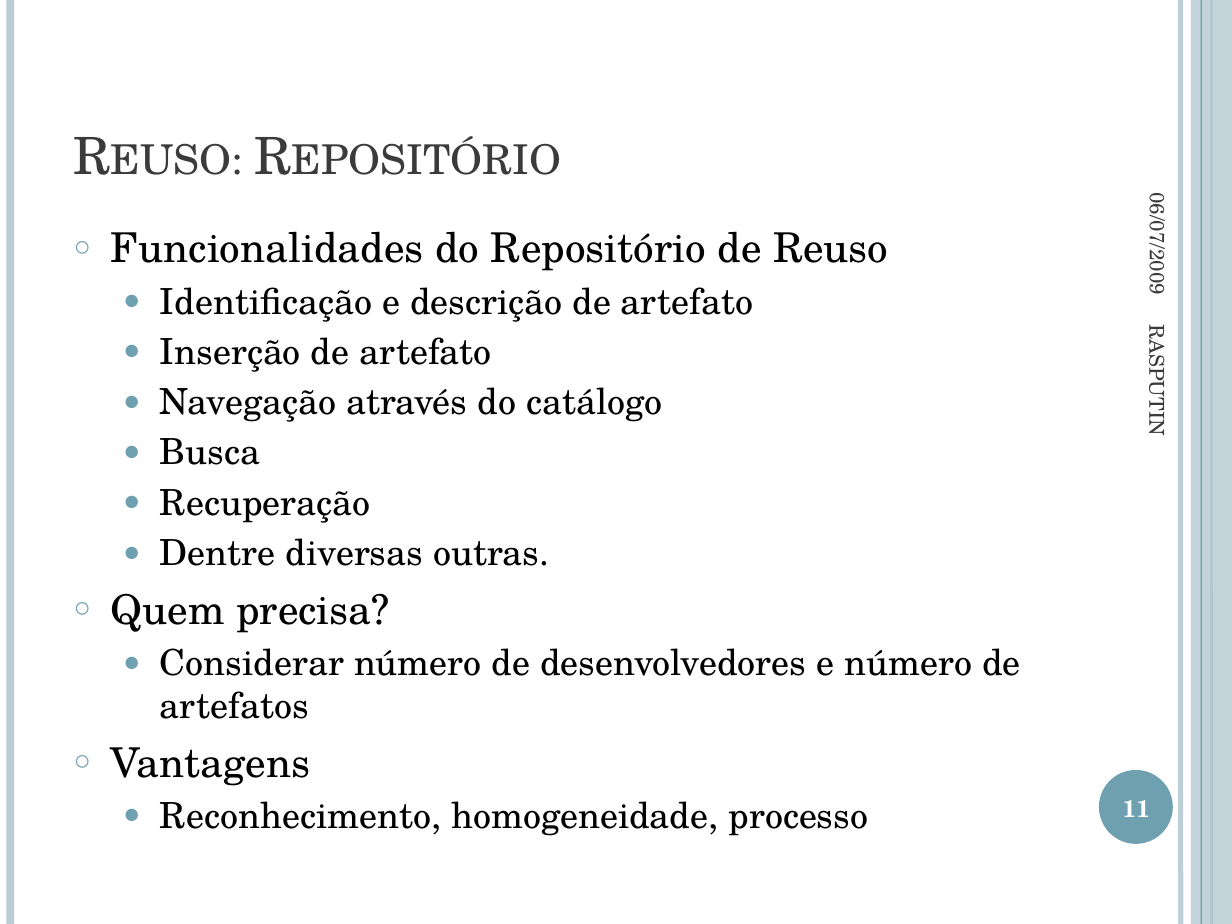
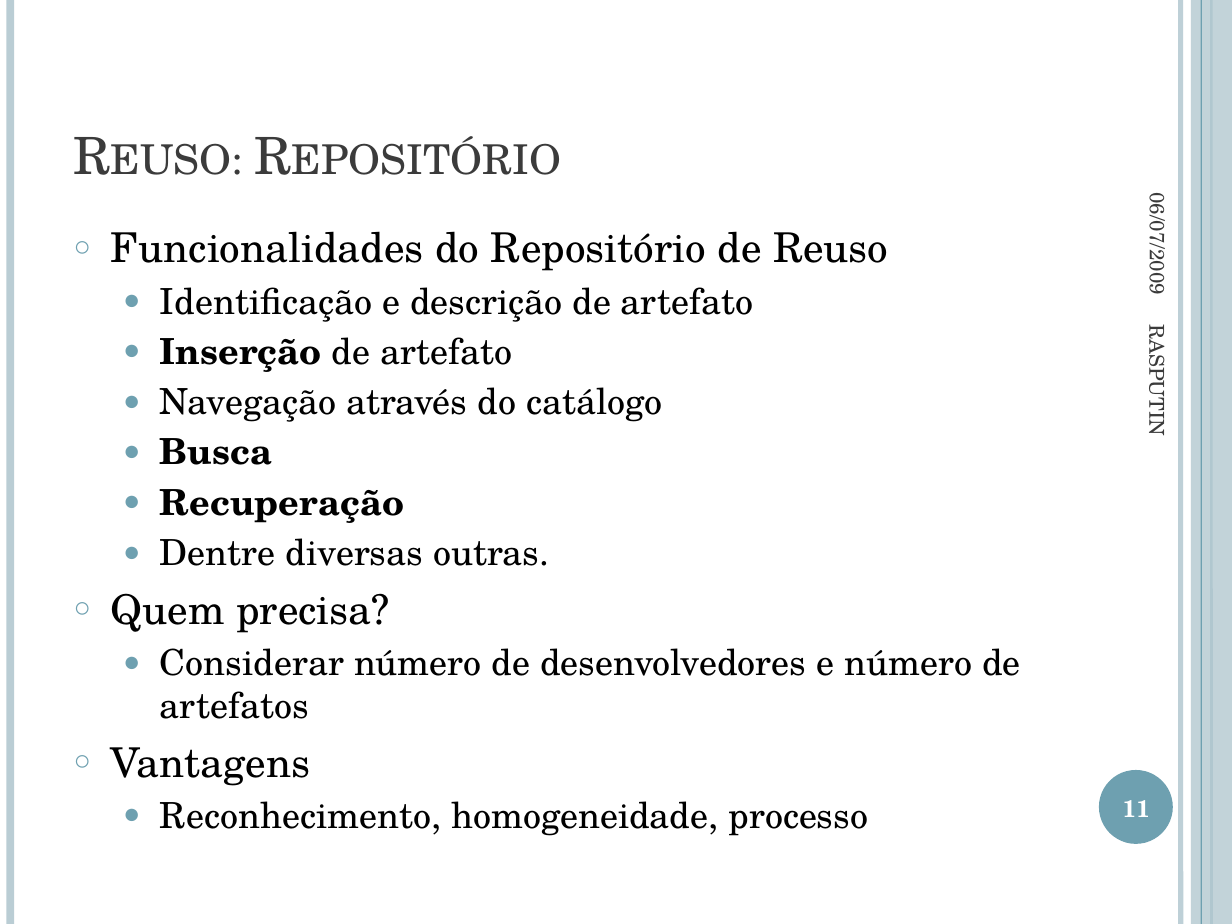
Before and after one commit to jmftrindade/ras4maven, a slide deck: slide 11 of PromotingSoftwareReuseWithRAS/RASPUTIN.pptx. Drawn at 1232x924 pixels with LibreOffice and Linux fonts; fonts in the diff are those of the drawing. Boxes give left, top, right and bottom in pixels: in the first picture for what was removed or moved away, otherwise in the second. Text is boxed around its words. In the diff, an @@ line names an element or a change of style, - is before the commit and + after.

```diff
--- a/PromotingSoftwareReuseWithRAS/RASPUTIN.pptx
+++ b/PromotingSoftwareReuseWithRAS/RASPUTIN.pptx
@@ text at (160, 337, 512, 523): bold on in "Inserção", "Busca", "Recuperação" @@
```
Also in this commit, not shown: 8 other slides changed, 3 other files.
